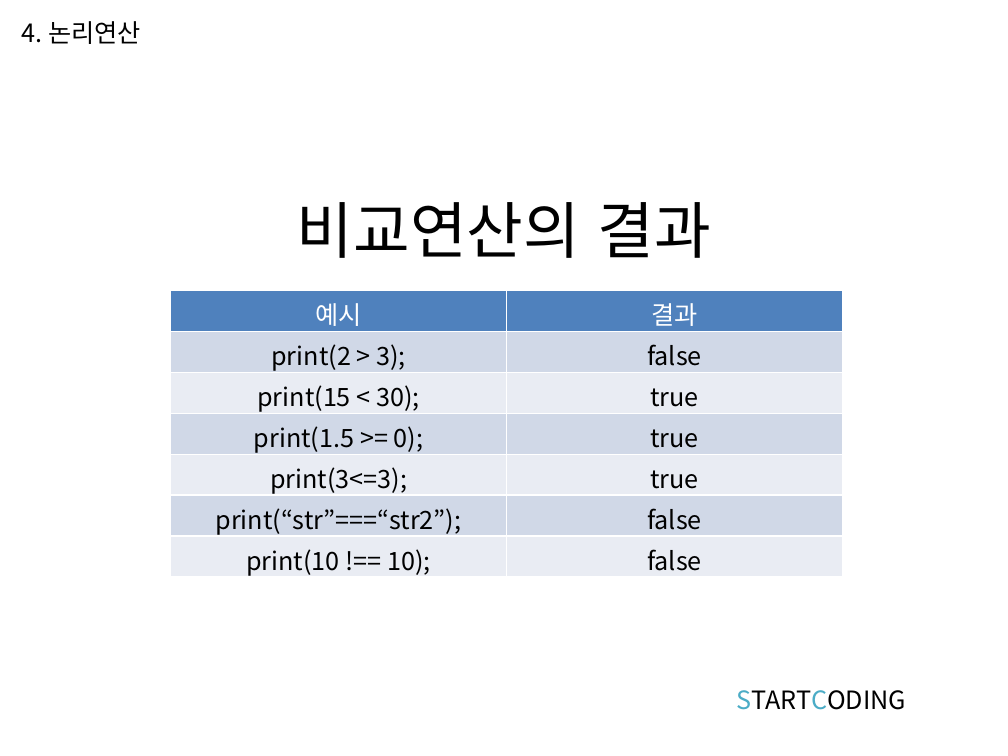
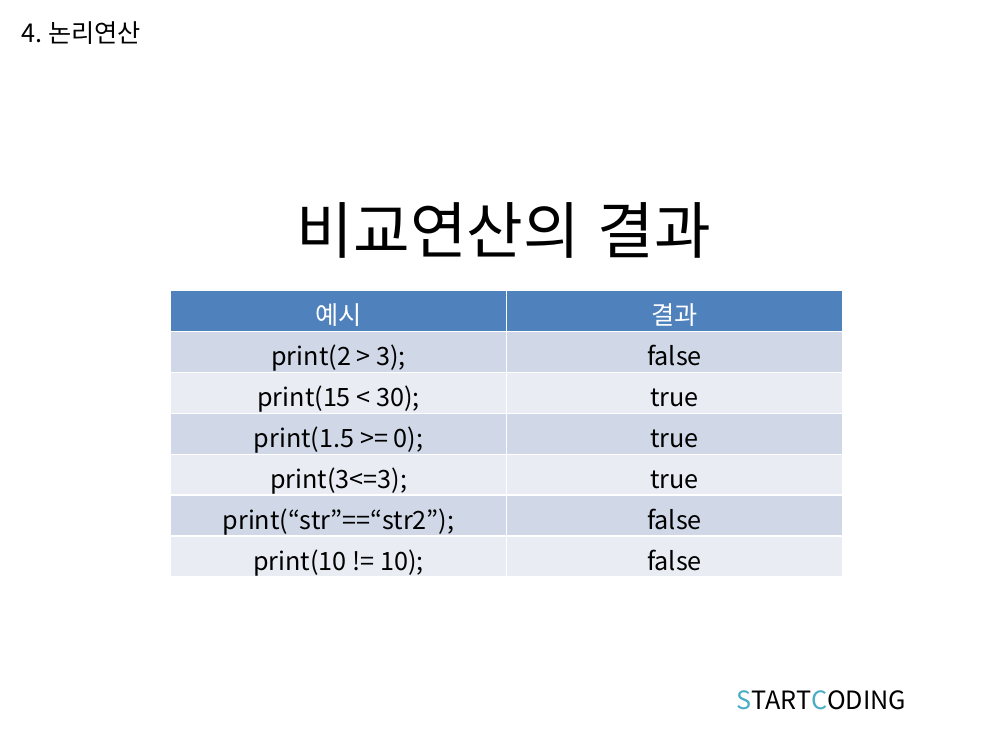
Before and after one commit to kwonkijun/python, a slide deck: slide 12 of 파이썬기초(PPT)/파이썬 기초 3강_연산과 연산자.pptx. Drawn at 1008x756 pixels with LibreOffice and Linux fonts; fonts in the diff are those of the drawing. Boxes give left, top, right and bottom in pixels: in the first picture for what was removed or moved away, otherwise in the second. Text is boxed around its words. In the diff, an @@ line names an element or a change of style, - is before the commit and + after.

```diff
--- a/파이썬기초(PPT)/파이썬 기초 3강_연산과 연산자.pptx
+++ b/파이썬기초(PPT)/파이썬 기초 3강_연산과 연산자.pptx
@@ table at [170,290,842,580] @@
-row 6, column 1: print(“str”===“str2”);
+row 6, column 1: print(“str”==“str2”);
-row 7, column 1: print(10 !== 10);
+row 7, column 1: print(10 != 10);
```
Also in this commit, not shown: 2 other slides changed, 1 slide added, 27 other files.
